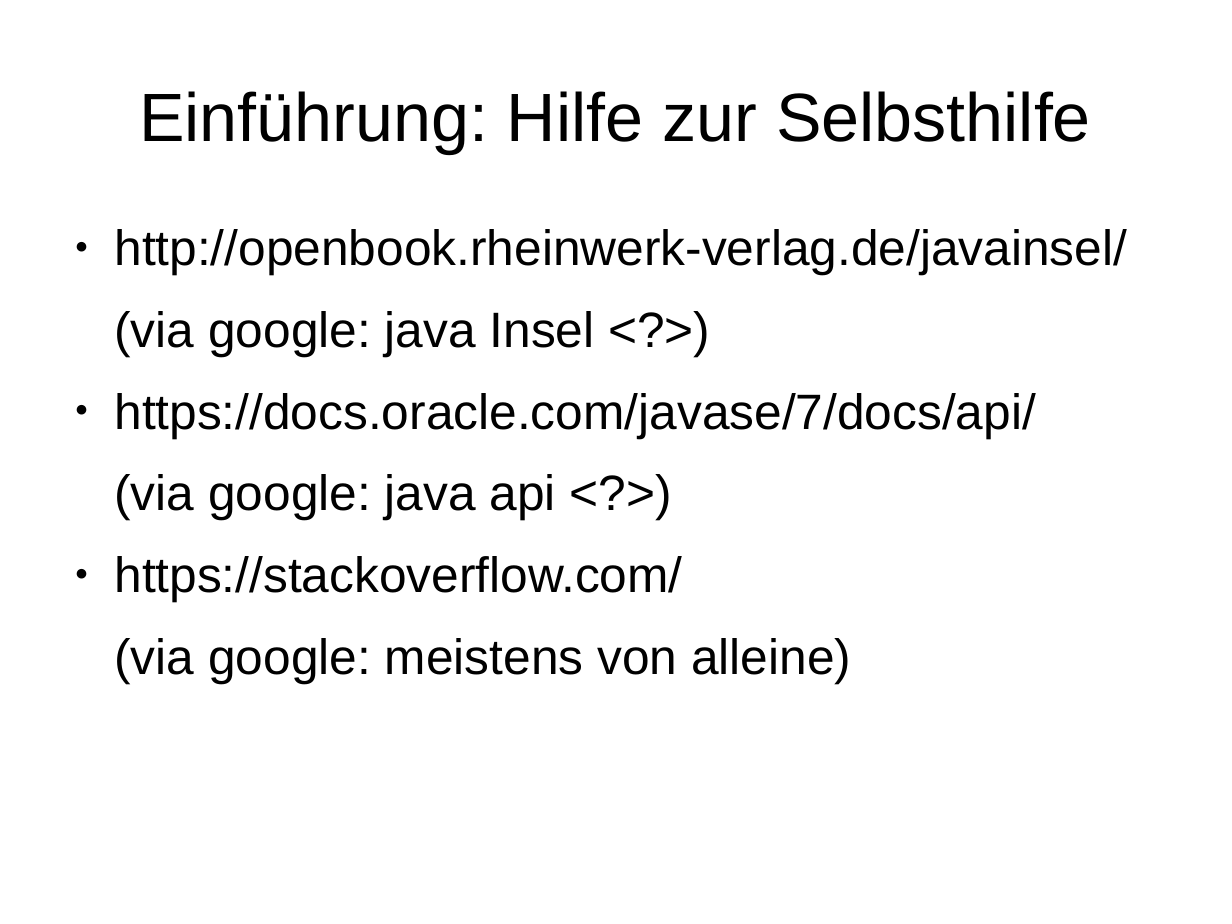
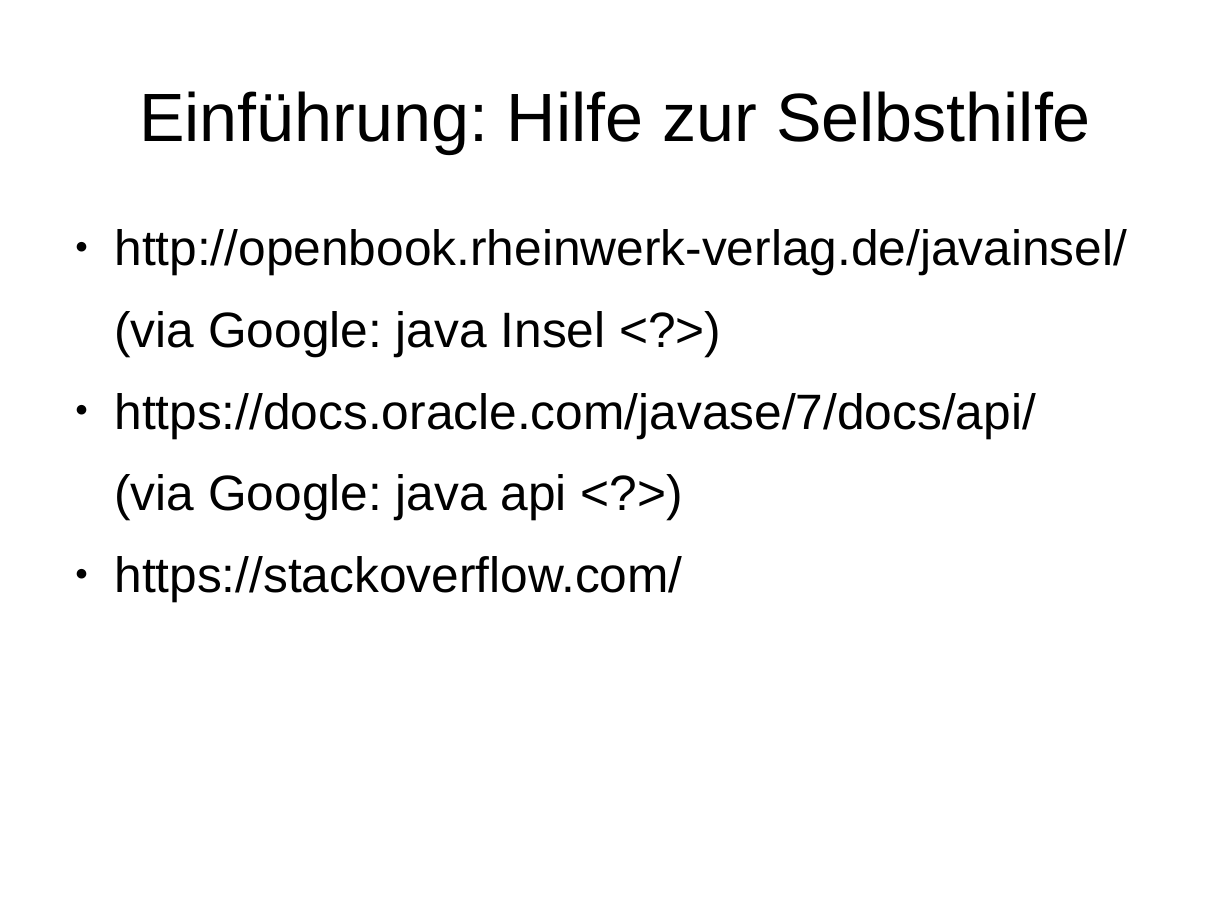
Before and after one commit to mn-io/hello-java, a slide deck: slide 8 of Folien.odp. Drawn at 1232x924 pixels with LibreOffice and Linux fonts; fonts in the diff are those of the drawing. Boxes give left, top, right and bottom in pixels: in the first picture for what was removed or moved away, otherwise in the second. Text is boxed around its words. In the diff, an @@ line names an element or a change of style, - is before the commit and + after.

```diff
--- a/Folien.odp
+++ b/Folien.odp
@@ text at box(114, 311, 606, 357): text changed @@
-(via google: java Insel <?>)
+(via Google: java Insel <?>)
@@ text at box(114, 474, 567, 520): text changed @@
-(via google: java api <?>)
+(via Google: java api <?>)
@@ text at box(114, 638, 851, 683): paragraph removed @@
-(via google: meistens von alleine)
```
Also in this commit, not shown: 6 other slides changed, 1 other file.
